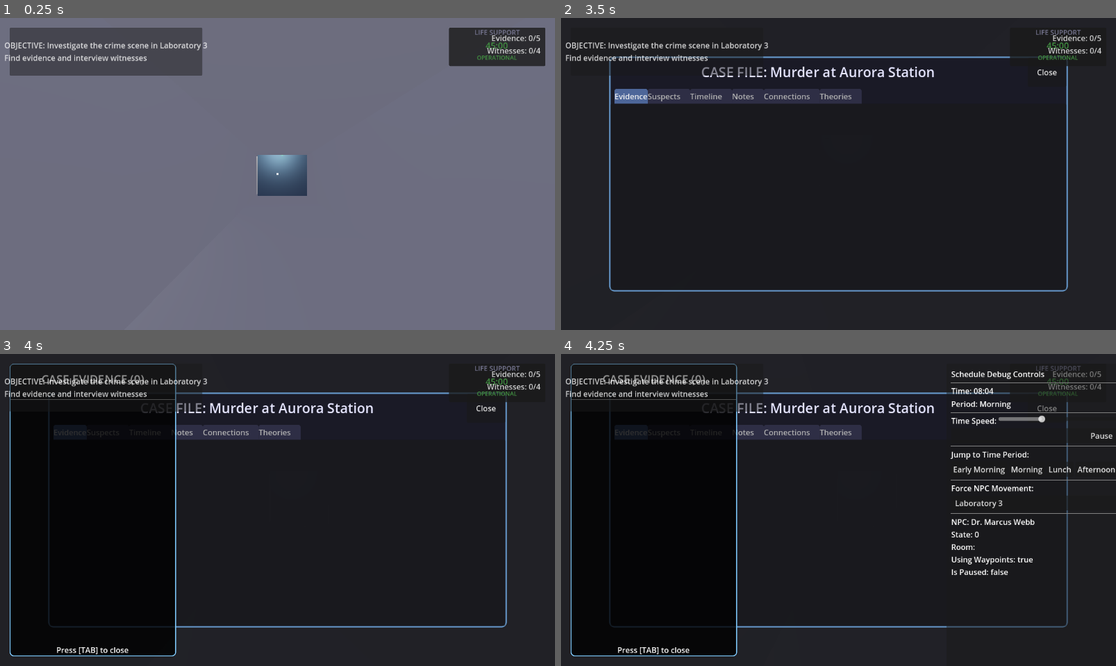
Above: before the commit, frames 1-4 (two rows, left to right).
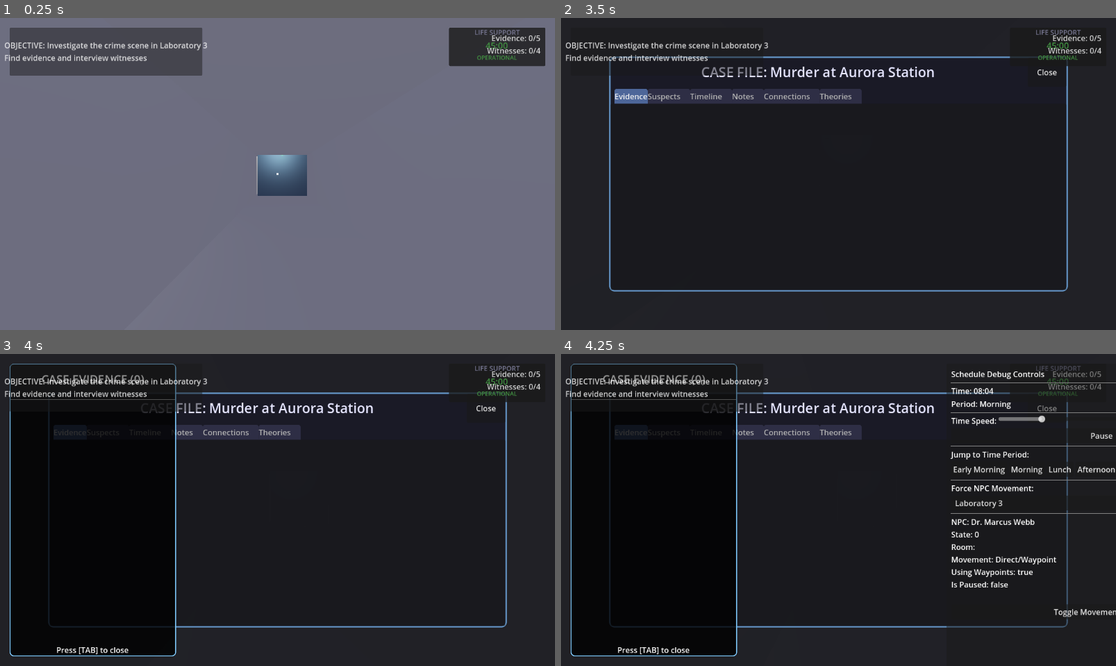
Above: after the commit, the same moments.

Repository: clockworx/SpaceMurderPolice
Game: Godot game, scene res://scenes/levels/NewStation.tscn
Two runs of this game, one before a commit and one after it. Both use one fixed random seed, a clock stepped at 60 frames per second and the inputs below. This scene is started directly instead of the project's main scene.
Inputs (mouse positions are in pixels of both pictures, inside the frame that each line leads up to):
- Up to frame 1 (0.25 s): no input
- Up to frame 2 (3.5 s): tap Enter at 0.5 s; move the mouse to (866, 174) at 0.52 s; hold Ctrl (crouch) 0.53-1.28 s; hold W (move_forward) from 0.53 s (still down); click (866, 174) at 0.67 s; tap Space (ui_select) at 0.77, 1.52, 3.02 s; move the mouse to (810, 174) at 1.27 s; tap E (interact) at 1.35 s; move the mouse to (849, 167) at 2.02 s; hold Shift (run) 2.03-2.78 s; move the mouse to (832, 180) at 2.77 s; tap C (toggle_case_file) at 2.85 s; click (832, 180) at 2.92 s
- Up to frame 3 (4 s): tap Space (ui_select) at 3.5, 3.77 s; move the mouse to (444, 556) at 3.52 s; release W (move_forward) at 3.53 s; hold A (move_left) from 3.53 s (still down); hold Tab (toggle_evidence) from 3.53 s (still down)
- Up to frame 4 (4.25 s): keep holding A (move_left); keep holding Tab (toggle_evidence); tap F1 (toggle_schedule_debug) at 4.15 s

Frames 1-3 are identical in both runs. In frame 4, 0.6% of the frame differs, in the area x 70-100%, y 64-86%.

Commit message:
Add Godot NavMesh navigation system alongside A* waypoints
- Implement NavigationSetupManager for automatic NavMesh generation
- Add runtime toggle between NavMesh and A* waypoint navigation
- Update debug UI to show current movement system (F1 key)
- Add movement system toggle button to debug panel
- Create comprehensive documentation comparing both systems
- NavigationLink3D nodes now ready for NavMesh integration
- NPCs can switch between navigation methods at runtime

Both navigation systems are now available:
1. A* Waypoint: Custom pathfinding with manual waypoints
2. NavMesh: Godot's built-in navigation with automatic mesh

This allows for performance testing and choosing the best
approach for different scenarios in the game.

🤖 Generated with [Claude Code](https://claude.ai/code)

Co-Authored-By: Claude <noreply@anthropic.com>

Diff:
--- a/scenes/levels/NewStation.tscn
+++ b/scenes/levels/NewStation.tscn
@@ -20,6 +20,7 @@
 [ext_resource type="Script" uid="uid://da22mwvum17c8" path="res://scripts/managers/schedule_manager.gd" id="27_schedule_manager"]
 [ext_resource type="PackedScene" path="res://scenes/ui/schedule_debug_ui.tscn" id="28_schedule_debug"]
 [ext_resource type="Script" uid="uid://8qh6tgliy0iw" path="res://scripts/managers/waypoint_network_manager.gd" id="29_waypoint_network"]
+[ext_resource type="Script" path="res://scripts/managers/navigation_setup_manager.gd" id="30_nav_setup"]
 
 [sub_resource type="ProceduralSkyMaterial" id="ProceduralSkyMaterial_1"]
 sky_top_color = Color(0.1, 0.15, 0.25, 1)
@@ -492,6 +493,9 @@
 
 [node name="WaypointNetworkManager" type="Node" parent="GameManagement"]
 script = ExtResource("29_waypoint_network")
+
+[node name="NavigationSetupManager" type="Node" parent="GameManagement"]
+script = ExtResource("30_nav_setup")
 
 [node name="UIOverlay" type="CanvasLayer" parent="."]
 
--- /dev/null
+++ b/scripts/managers/navigation_setup_manager.gd
@@ -0,0 +1,113 @@
+extends Node
+class_name NavigationSetupManager
+
+# This manager sets up navigation mesh for the level
+# It can either use pre-baked navigation or generate it dynamically
+
+@export var auto_generate_navmesh: bool = true
+@export var navigation_mesh_settings: NavigationMesh
+
+var navigation_region: NavigationRegion3D
+
+func _ready():
+	add_to_group("navigation_setup_manager")
+
+	# Wait for scene to be ready
+	await get_tree().process_frame
+
+	# Check if NavigationRegion3D already exists
+	navigation_region = get_tree().get_first_node_in_group("navigation_region")
+
+	if not navigation_region:
+		# Look for existing NavigationRegion3D in the scene
+		var scene_root = get_tree().current_scene
+		for child in scene_root.get_children():
+			if child is NavigationRegion3D:
+				navigation_region = child
+				break
+
+	if not navigation_region and auto_generate_navmesh:
+		print("NavigationSetupManager: Creating NavigationRegion3D...")
+		_create_navigation_region()
+	elif navigation_region:
+		print("NavigationSetupManager: Found existing NavigationRegion3D")
+		_ensure_navigation_links_connected()
+	else:
+		print("NavigationSetupManager: No NavigationRegion3D found and auto-generate is disabled")
+
+func _create_navigation_region():
+	var scene_root = get_tree().current_scene
+
+	# Create NavigationRegion3D
+	navigation_region = NavigationRegion3D.new()
+	navigation_region.name = "NavigationRegion3D"
+	navigation_region.add_to_group("navigation_region")
+	scene_root.add_child(navigation_region)
+
+	# Create NavigationMesh
+	var nav_mesh = NavigationMesh.new()
+
+	# Configure navigation mesh settings
+	nav_mesh.cell_size = 0.25
+	nav_mesh.cell_height = 0.25
+	nav_mesh.agent_height = 2.0
+	nav_mesh.agent_radius = 0.5
+	nav_mesh.agent_max_climb = 0.5
+	nav_mesh.agent_max_slope = 45.0
+	nav_mesh.region_min_size = 8.0
+	nav_mesh.region_merge_size = 20.0
+	nav_mesh.edge_max_length = 12.0
+	nav_mesh.edge_max_error = 1.3
+	nav_mesh.vertices_per_polygon = 6.0
+	nav_mesh.detail_sample_distance = 6.0
+	nav_mesh.detail_sample_max_error = 1.0
+
+	# Set geometry source
+	nav_mesh.geometry_parsed_geometry_type = NavigationMesh.PARSED_GEOMETRY_MESH_INSTANCES
+	nav_mesh.geometry_collision_mask = 1  # Environment layer
+
+	navigation_region.navigation_mesh = nav_mesh
+
+	# Bake the navigation mesh
+	print("NavigationSetupManager: Baking navigation mesh...")
+	NavigationServer3D.region_bake_navigation_mesh(nav_mesh, navigation_region)
+
+	# Connect navigation completed signal if available
+	await get_tree().create_timer(1.0).timeout  # Give it time to bake
+
+	print("NavigationSetupManager: Navigation mesh created and baked")
+	_ensure_navigation_links_connected()
+
+func _ensure_navigation_links_connected():
+	# Find all NavigationLink3D nodes and ensure they're properly connected
+	var nav_links = get_tree().get_nodes_in_group("navigation_links")
+	if nav_links.is_empty():
+		# Try to find by type
+		var scene_root = get_tree().current_scene
+		_find_navigation_links_recursive(scene_root)
+		nav_links = get_tree().get_nodes_in_group("navigation_links")
+
+	print("NavigationSetupManager: Found ", nav_links.size(), " NavigationLink3D nodes")
+
+	for link in nav_links:
+		if link is NavigationLink3D:
+			# Ensure the link is enabled
+			link.enabled = true
+			# Set bidirectional if not already
+			if not link.bidirectional:
+				link.bidirectional = true
+			print("  - Link at ", link.get_parent().name, ": ", link.start_position, " -> ", link.end_position)
+
+func _find_navigation_links_recursive(node: Node):
+	if node is NavigationLink3D:
+		node.add_to_group("navigation_links")
+
+	for child in node.get_children():
+		_find_navigation_links_recursive(child)
+
+func regenerate_navigation_mesh():
+	if navigation_region and navigation_region.navigation_mesh:
+		print("NavigationSetupManager: Regenerating navigation mesh...")
+		NavigationServer3D.region_bake_navigation_mesh(navigation_region.navigation_mesh, navigation_region)
+		await get_tree().create_timer(1.0).timeout
+		print("NavigationSetupManager: Navigation mesh regenerated")
--- /dev/null
+++ b/scripts/test/navmesh_test_scene.gd
@@ -0,0 +1,60 @@
+extends Node3D
+
+# Script to set up and test NavMesh navigation in NewStation scene
+
+@onready var npc = $ChiefScientist
+
+func _ready():
+	print("NavMesh Test Scene starting...")
+
+	# Wait for scene to be fully loaded
+	await get_tree().process_frame
+
+	# Find the NPC
+	if not npc:
+		npc = get_tree().get_first_node_in_group("npcs")
+
+	if npc:
+		print("Found NPC: ", npc.npc_name)
+		# Enable NavMesh movement
+		npc.use_navmesh = true
+		npc.use_waypoints = false  # Disable waypoint system
+		print("Switched NPC to NavMesh movement system")
+
+		# Create UI for testing
+		_create_test_ui()
+	else:
+		print("ERROR: No NPC found!")
+
+func _create_test_ui():
+	var vbox = VBoxContainer.new()
+	vbox.position = Vector2(10, 10)
+	add_child(vbox)
+
+	var label = Label.new()
+	label.text = "NavMesh Navigation Test"
+	label.add_theme_font_size_override("font_size", 20)
+	vbox.add_child(label)
+
+	var movement_button = Button.new()
+	movement_button.text = "Switch Movement System"
+	movement_button.pressed.connect(_toggle_movement_system)
+	vbox.add_child(movement_button)
+
+	var status_label = Label.new()
+	status_label.name = "StatusLabel"
+	status_label.text = "Current: " + ("NavMesh" if npc.use_navmesh else "Direct/Waypoint")
+	vbox.add_child(status_label)
+
+func _toggle_movement_system():
+	if npc:
+		npc.use_navmesh = not npc.use_navmesh
+		var status_label = $VBoxContainer/StatusLabel
+		if status_label:
+			status_label.text = "Current: " + ("NavMesh" if npc.use_navmesh else "Direct/Waypoint")
+		print("Switched to: ", "NavMesh" if npc.use_navmesh else "Direct/Waypoint")
+
+func _input(event):
+	# Press F2 to toggle between movement systems
+	if event.is_action_pressed("ui_focus_next"):  # F2 key
+		_toggle_movement_system()
--- a/scripts/ui/schedule_debug_ui.gd
+++ b/scripts/ui/schedule_debug_ui.gd
@@ -11,6 +11,7 @@
 @onready var room_option_button: OptionButton = $VBoxContainer/RoomContainer/RoomOptionButton
 @onready var force_move_button: Button = $VBoxContainer/RoomContainer/ForceMoveButton
 @onready var npc_status_label: Label = $VBoxContainer/NPCStatusLabel
+@onready var movement_toggle_button: Button = $VBoxContainer/MovementToggleButton
 
 var selected_npc: NPCBase
 
@@ -29,6 +30,14 @@
 	time_speed_slider.value_changed.connect(_on_time_speed_changed)
 	pause_button.pressed.connect(_on_pause_pressed)
 	force_move_button.pressed.connect(_on_force_move_pressed)
+
+	# Add movement toggle button if it doesn't exist
+	if not movement_toggle_button:
+		movement_toggle_button = Button.new()
+		movement_toggle_button.text = "Toggle Movement System"
+		$VBoxContainer.add_child(movement_toggle_button)
+
+	movement_toggle_button.pressed.connect(_on_movement_toggle_pressed)
 
 	# Add toggle key to input map if not exists
 	if not InputMap.has_action("toggle_schedule_debug"):
@@ -88,6 +97,7 @@
 		var status = "NPC: " + selected_npc.npc_name + "\n"
 		status += "State: " + str(selected_npc.current_state) + "\n"
 		status += "Room: " + selected_npc.assigned_room + "\n"
+		status += "Movement: " + ("NavMesh" if selected_npc.use_navmesh else "Direct/Waypoint") + "\n"
 		status += "Using Waypoints: " + str(selected_npc.use_waypoints) + "\n"
 		status += "Is Paused: " + str(selected_npc.is_paused) + "\n"
 
@@ -137,3 +147,11 @@
 		# Force immediate movement using navigation
 		selected_npc._navigate_to_room(waypoint_name)
 		selected_npc.assigned_room = schedule_manager.get_room_name(room_index)
+
+func _on_movement_toggle_pressed():
+	if not selected_npc:
+		return
+
+	# Toggle between NavMesh and Direct/Waypoint movement
+	selected_npc.use_navmesh = not selected_npc.use_navmesh
+	print("Toggled movement system to: ", "NavMesh" if selected_npc.use_navmesh else "Direct/Waypoint")
Not shown, changed: .claude/settings.local.json
Not shown: 1 places in scenes/levels/NewStation.tscn that only renumber resources
Not shown, added: scripts/managers/navigation_setup_manager.gd.uid
Not shown, added: scripts/test/navmesh_test_scene.gd.uid
Not shown, added: docs/navigation_systems.md
